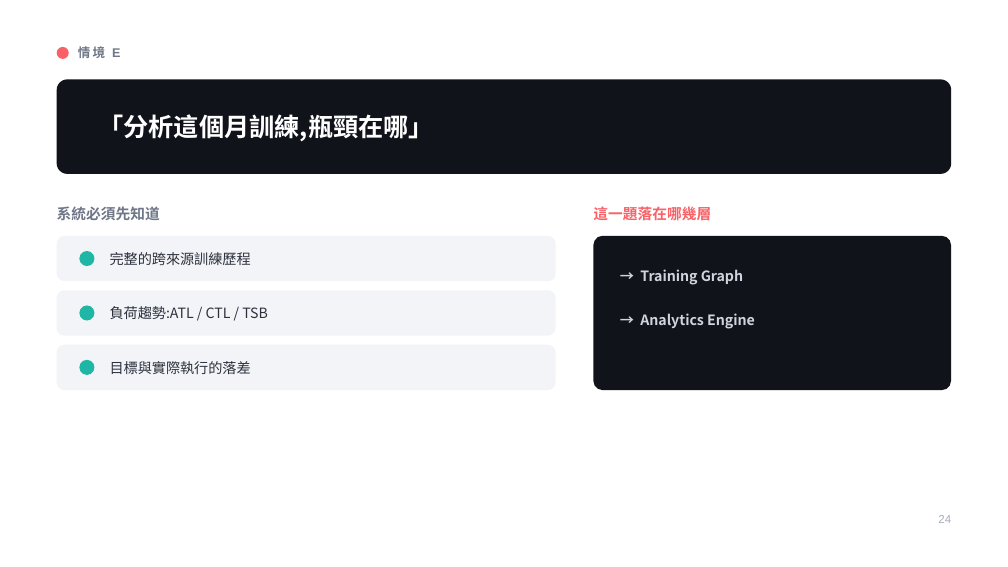
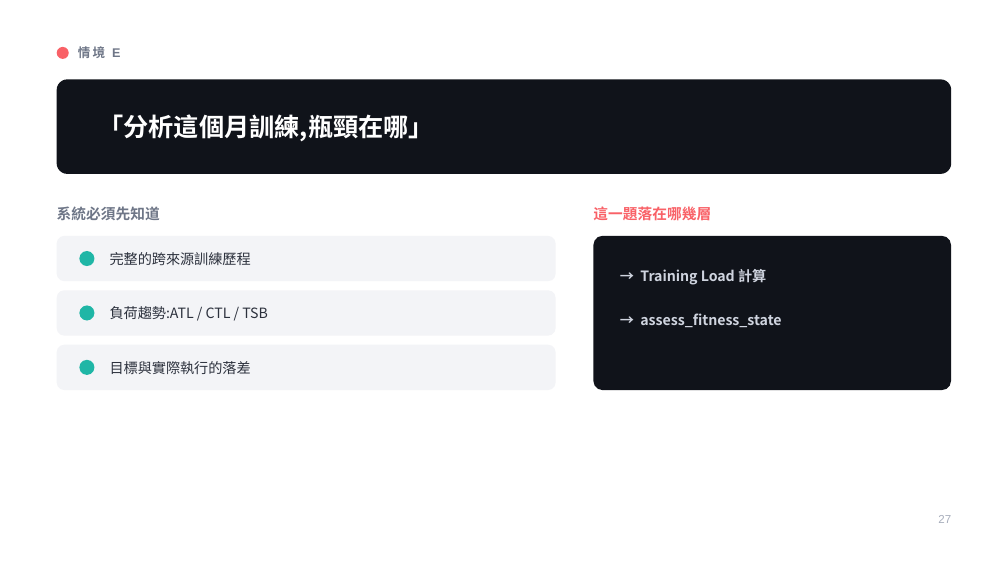
Before and after one commit to henryyeh182/evidra, a slide deck: slide 27 of docs/Fitness-MCP-Product-Vision.pptx (slide 24 before the commit). Drawn at 1008x567 pixels with LibreOffice and Linux fonts; fonts in the diff are those of the drawing. Boxes give left, top, right and bottom in pixels: in the first picture for what was removed or moved away, otherwise in the second. Text is boxed around its words. In the diff, an @@ line names an element or a change of style, - is before the commit and + after.

```diff
--- a/docs/Fitness-MCP-Product-Vision.pptx
+++ b/docs/Fitness-MCP-Product-Vision.pptx
@@ text at [640, 269, 766, 285]: text changed @@
-→ Training Graph
+→ Training Load 計算
@@ text at [640, 313, 781, 327]: text changed @@
-→ Analytics Engine
+→ assess_fitness_state
@@ text at [938, 515, 951, 523]: text changed @@
-24
+27
```
Also in this commit, not shown: 22 other slides changed, 6 slides added, 3 slides removed.
